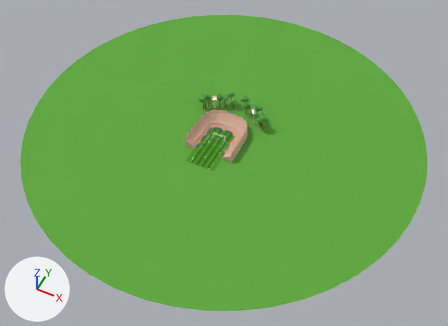
Before and after pictures for a commit that changed the glTF model public/assets/stadium/Stadium_Recon_web.glb.
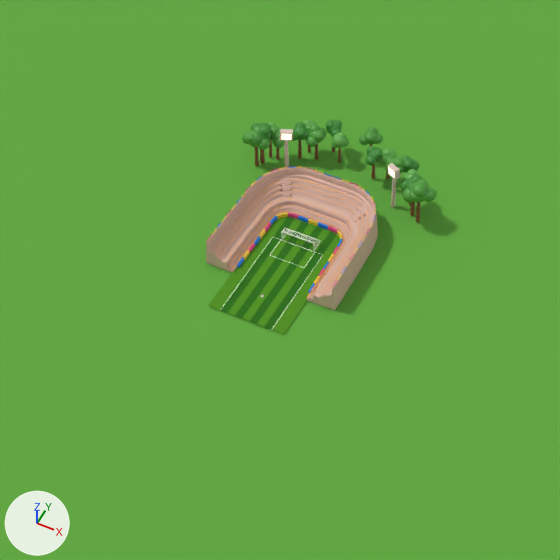
Each version appears first whole from a 50 mm lens placed at (88.6, -150.8, 199.9), pointed at (5.8, 14.8, -7.2), and next in a close-up on the part from 25% to 70% of the width and 15% to 78% of the height. Arrows for +X, +Y and +Z are at lower left; the lights stay in place. The last two pictures show the newer version. Where no turn or scale is listed for an object, it has been applied to the vertices. Vertices at exactly the same position are counted once.

Names of what the first close-up shows: 'ADV_Panel_E08', 'ADV_Panel_E09', 'ADV_Panel_W01', 'ADV_Panel_W05', 'ADV_Panel_W06', 'ADV_Panel_W07', 'ADV_Panel_W08', 'ADV_Panel_W09', 'ADV_Panel_W10', 'GROUND_Outside', 'PITCH_Grass', 'STATIC_Concrete', 'STATIC_Markings', 'STATIC_Railings', 'STATIC_Trees' and 9 more.
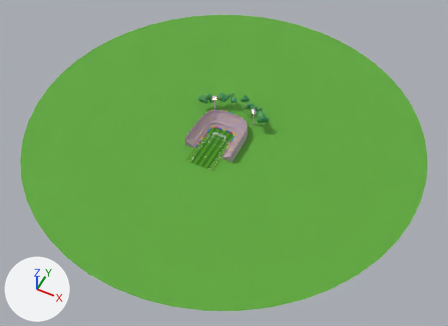
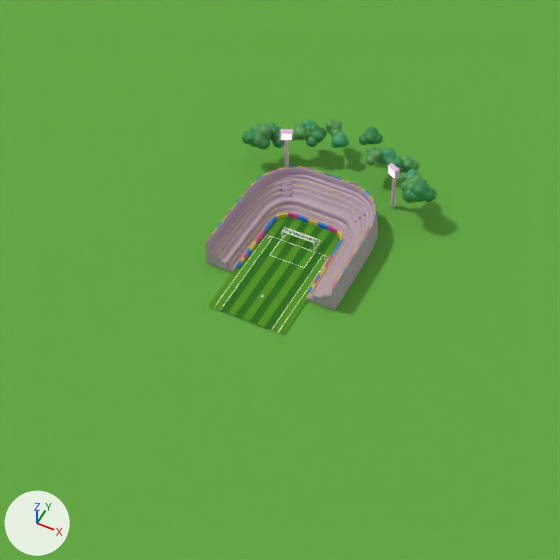
Not visible in the close-ups: 'CORNER_Flag_L', 'CORNER_Flag_R'.

Location of each change, [x1, y1, x2, y2] in pixels of the close-ups (560 x 560 px; the box of a moved part takes in the faces that stretch with it):
'STATIC_Concrete', recoloured (beige to grey)
    both: [206, 167, 378, 310]
'STATIC_Trees', reshaped (18% shorter)
    before: [242, 119, 436, 222]
    after: [242, 119, 436, 203]
'STATIC_Markings', reshaped (12% wider)
    before: [221, 237, 323, 330]
    after: [215, 235, 329, 332]
part 1 of me_static_markings, added
    after: [215, 235, 273, 306]
part 2 of me_static_markings, added
    after: [278, 255, 329, 332]
part 3 of me_static_trees, moved or reshaped
    before: [242, 120, 436, 222]
    after: [242, 119, 436, 203]

The change, as a list of edits to the scene's bpy script:
```text
Change mat_m_concrete_cream:
    mat_m_concrete_cream.base_color: (0.723, 0.468, 0.381) -> (0.463, 0.353, 0.447)  # beige #ddb6a6 -> grey #b5a0b2
Change me_static_markings:
    remove me_static_markings.from_pydata(...)  # 60 vertices, 50 faces; spans x -4.6..4.6, y 3.0..21.0, z 0.0
    add me_static_markings.from_pydata(...)  # 204 vertices, 186 faces; spans x -5.7..5.7, y 3.0..21.0, z 0.0
    me_static_markings part 1: 6 vertices added at x -5.7..-4.6, y 3.0..21.0, z 0.0
    me_static_markings part 2: 6 vertices added at x 4.6..5.7, y 3.0..21.0, z 0.0
    other edits to the shape of me_static_markings do not show in these pictures
Change me_static_trees:
    remove me_static_trees.from_pydata(...)  # 22413 vertices, 44180 faces; spans x -17.5..17.7, y 32.7..46.7, z 0.0..8.8
    remove me_static_trees.materials.append(mat_m_tree_trunk)  # brown #8b5a36
    add me_static_trees.from_pydata(...)  # 29775 vertices, 59494 faces; spans x -17.5..17.7, y 32.7..46.7, z 3.6..8.8
    me_static_trees part 3: 1335 vertices moved within x -17.2..16.8, y 32.7..46.7, z 3.6..8.7; 12656 vertices removed from x -17.4..17.6, y 32.7..46.7, z 0.0..8.8; 20018 vertices added at x -17.5..17.7, y 32.7..46.7, z 3.6..8.8
Add me_adv_panel_w10_002:
    me_adv_panel_w10_002.from_pydata(...)  # 154 vertices, 272 faces; spans x -0.5..0.5, y -0.16..0.16, z 0.0..0.72
    me_adv_panel_w10_002.materials.append(mat_m_adv_panel_w10)  # blue #1a7cf9
Add me_adv_panel_w09_002:
    me_adv_panel_w09_002.from_pydata(...)  # 154 vertices, 272 faces; spans x -0.5..0.5, y -0.16..0.16, z 0.0..0.72
    me_adv_panel_w09_002.materials.append(mat_m_adv_panel_w09)  # yellow #e1c74c
Add me_adv_panel_w08_002:
    me_adv_panel_w08_002.from_pydata(...)  # 154 vertices, 272 faces; spans x -0.5..0.5, y -0.16..0.16, z 0.0..0.72
    me_adv_panel_w08_002.materials.append(mat_m_adv_panel_w08)  # pink #e239a5
Add me_adv_panel_w07_002:
    me_adv_panel_w07_002.from_pydata(...)  # 154 vertices, 272 faces; spans x -0.5..0.5, y -0.16..0.16, z 0.0..0.72
    me_adv_panel_w07_002.materials.append(mat_m_adv_panel_w07)  # blue #1a7cf9
Add me_adv_panel_w06_002:
    me_adv_panel_w06_002.from_pydata(...)  # 154 vertices, 272 faces; spans x -0.99..0.99, y -0.16..0.16, z 0.0..0.72
    me_adv_panel_w06_002.materials.append(mat_m_adv_panel_w06)  # yellow #e1c74c
Add me_adv_panel_w05_002:
    me_adv_panel_w05_002.from_pydata(...)  # 204 vertices, 362 faces; spans x -1.39..1.39, y -0.16..0.16, z 0.0..0.72
    me_adv_panel_w05_002.materials.append(mat_m_adv_panel_w05)  # pink #e239a5
Add me_adv_panel_w01_002:
    me_adv_panel_w01_002.from_pydata(...)  # 154 vertices, 272 faces; spans x -0.9..0.9, y -0.16..0.16, z 0.0..0.72
    me_adv_panel_w01_002.materials.append(mat_m_adv_panel_w01)  # blue #1a7cf9
Add me_adv_panel_e09_001:
    me_adv_panel_e09_001.from_pydata(...)  # 154 vertices, 272 faces; spans x -0.5..0.5, y -0.16..0.16, z 0.0..0.72
    me_adv_panel_e09_001.materials.append(mat_m_adv_panel_e09)  # yellow #e1c74c
Add me_adv_panel_e08_001:
    me_adv_panel_e08_001.from_pydata(...)  # 154 vertices, 272 faces; spans x -0.5..0.5, y -0.16..0.16, z 0.0..0.72
    me_adv_panel_e08_001.materials.append(mat_m_adv_panel_e08)  # pink #e239a5
Change ob_adv_panel_e08:
    ob_adv_panel_e08: bpy.data.objects.new('ADV_Panel_E08', me_panel_board_002) -> bpy.data.objects.new('ADV_Panel_E08', me_adv_panel_e08_001)
Change ob_adv_panel_e09:
    ob_adv_panel_e09: bpy.data.objects.new('ADV_Panel_E09', me_panel_board) -> bpy.data.objects.new('ADV_Panel_E09', me_adv_panel_e09_001)
Change ob_adv_panel_w01:
    ob_adv_panel_w01: bpy.data.objects.new('ADV_Panel_W01', me_panel_board_001) -> bpy.data.objects.new('ADV_Panel_W01', me_adv_panel_w01_002)
Change ob_adv_panel_w05:
    ob_adv_panel_w05: bpy.data.objects.new('ADV_Panel_W05', me_panel_board_002) -> bpy.data.objects.new('ADV_Panel_W05', me_adv_panel_w05_002)
Change ob_adv_panel_w06:
    ob_adv_panel_w06: bpy.data.objects.new('ADV_Panel_W06', me_panel_board) -> bpy.data.objects.new('ADV_Panel_W06', me_adv_panel_w06_002)
Change ob_adv_panel_w07:
    ob_adv_panel_w07: bpy.data.objects.new('ADV_Panel_W07', me_panel_board_001) -> bpy.data.objects.new('ADV_Panel_W07', me_adv_panel_w07_002)
Change ob_adv_panel_w08:
    ob_adv_panel_w08: bpy.data.objects.new('ADV_Panel_W08', me_panel_board_002) -> bpy.data.objects.new('ADV_Panel_W08', me_adv_panel_w08_002)
Change ob_adv_panel_w09:
    ob_adv_panel_w09: bpy.data.objects.new('ADV_Panel_W09', me_panel_board) -> bpy.data.objects.new('ADV_Panel_W09', me_adv_panel_w09_002)
Change ob_adv_panel_w10:
    ob_adv_panel_w10: bpy.data.objects.new('ADV_Panel_W10', me_panel_board_001) -> bpy.data.objects.new('ADV_Panel_W10', me_adv_panel_w10_002)
Add ob_corner_flag_r:
    ob_corner_flag_r = bpy.data.objects.new('CORNER_Flag_R', me_corner_flag_r_001)  # 166 vertices, 300 faces; spans x -0.246..0.022, y -0.273..0.022, z 0.0..1.3; in mat_m_cornerflag_pole (white #f9f9f9), mat_m_cornerflag_cloth (red #f23d2e)
    ob_corner_flag_r.location = (5.7, 21.0, 0.0)
Add ob_corner_flag_l:
    ob_corner_flag_l = bpy.data.objects.new('CORNER_Flag_L', me_corner_flag_l_001)  # 166 vertices, 300 faces; spans x -0.246..0.022, y -0.273..0.022, z 0.0..1.3; in mat_m_cornerflag_pole (white #f9f9f9), mat_m_cornerflag_cloth (red #f23d2e)
    ob_corner_flag_l.location = (-5.7, 21.0, 0.0)
```
